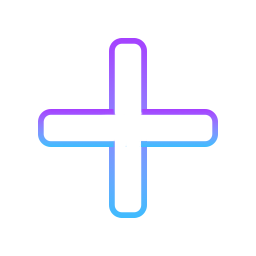
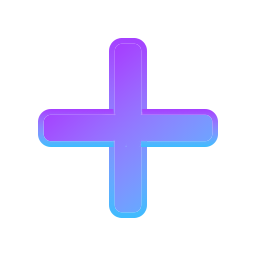
Two versions of the same layered image (256 x 256). Layer-by-layer changes:
added layer "渐变填充 1" above "矩形 1" over [43, 43, 213, 213]
